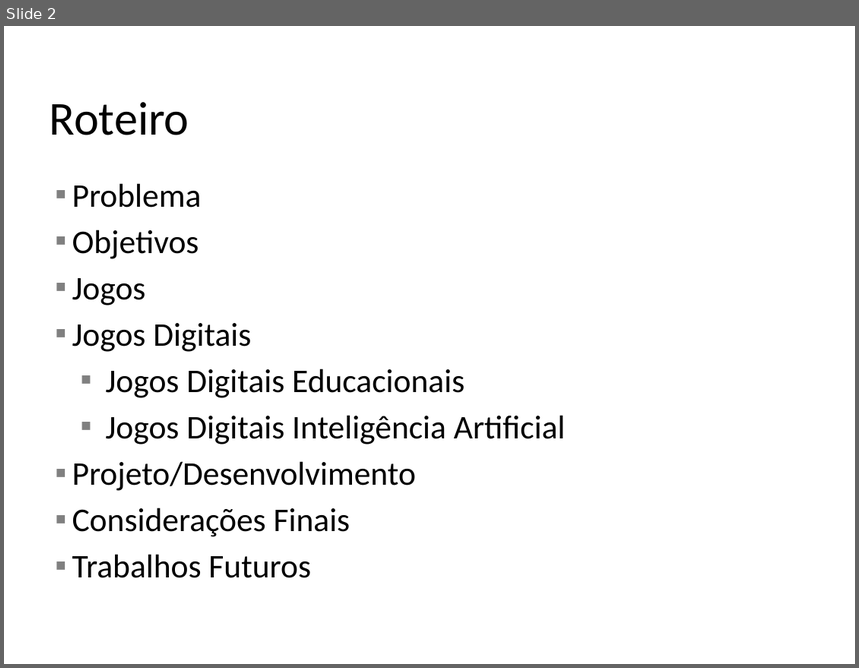
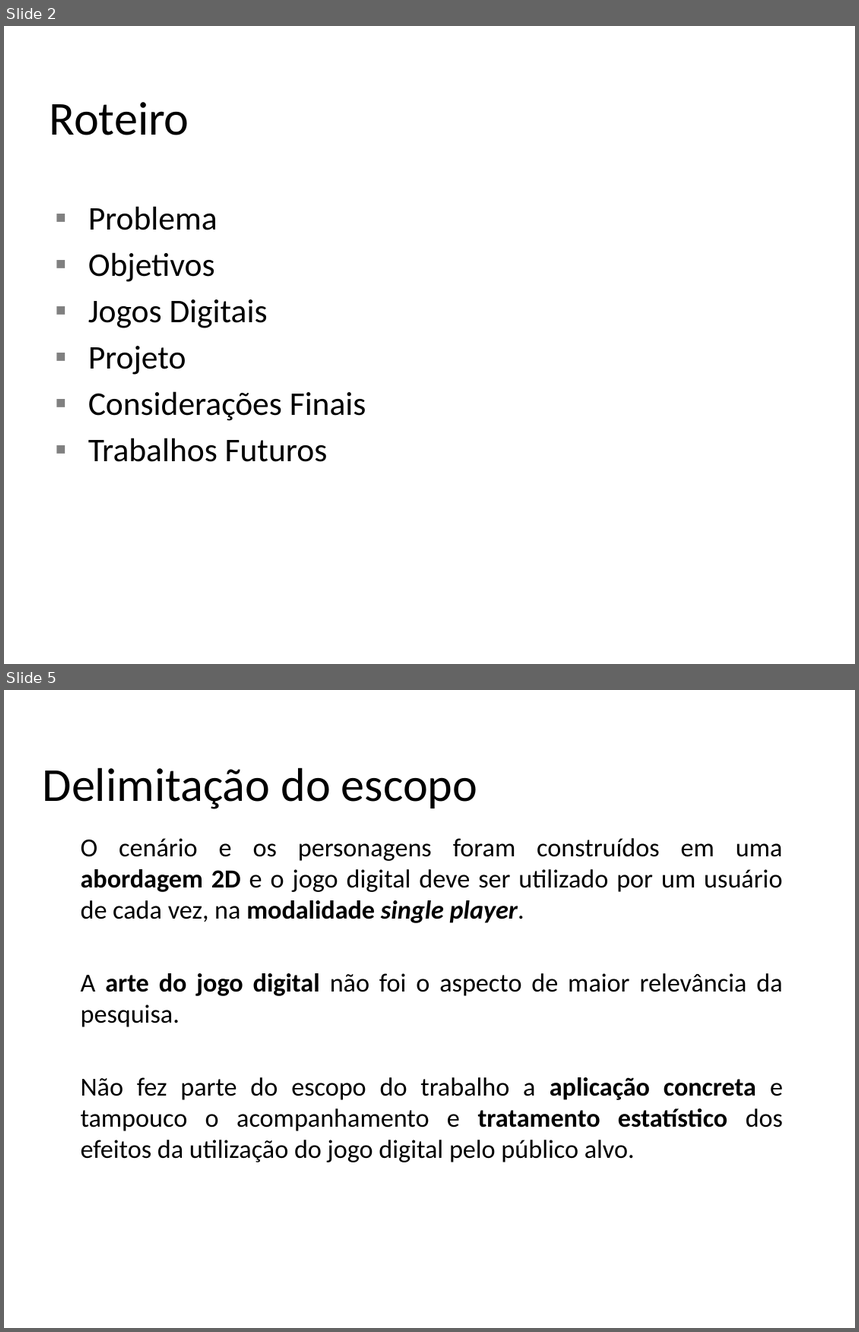
Before and after one commit to zehamarall/tcc, a slide deck: Doc/Apresentacao TCCII.pptx. Shown one above the other, each under a label of ours: slide 2 before the commit, slides 2 and 5 after it; the slides between them are not shown. The pictures are 859x668 and 859x1332 pixels, drawn with LibreOffice and Linux fonts; fonts in the diff are those of the drawing; background and template pictures are left out. Boxes give left, top, right and bottom in pixels: in the first picture for what was removed or moved away, otherwise in the second. Text is boxed around its words. In the diff, an @@ line names an element or a change of style, - is before the commit and + after.

```diff
--- a/Doc/Apresentacao TCCII.pptx
+++ b/Doc/Apresentacao TCCII.pptx
@@ slide 5 added at (4,690,855,1328), background #FFFFFF @@
@@ title added at (43,768,477,809), 40 pt, text #000000 @@
+Delimitação do escopo
@@ text added at (81,838,783,1163), 22 pt, text #000000 @@
+O cenário e os personagens foram construídos em uma abordagem 2D e o jogo digital deve ser utilizado por um usuário de cada vez, na modalidade single player.
+A arte do jogo digital não foi o aspecto de maior relevância da pesquisa.
+Não fez parte do escopo do trabalho a aplicação concreta e tampouco o acompanhamento e tratamento estatístico dos efeitos da utilização do jogo digital pelo público alvo.
@@ slide 2 changed as well @@
@@ text at (88,206,367,462): indent changed @@
@@ text at (72,278,146,306): paragraph removed @@
-▪ Jogos
@@ text at (88,346,186,375): text changed @@
-▪ Jogos Digitais Educacionais
-▪ Jogos Digitais Inteligência Artificial
-▪ Projeto/Desenvolvimento
+▪ Projeto
```
Also in this commit, not shown: 10 other slides changed, 11 other slides added, 10 slides removed, 1 other file.
